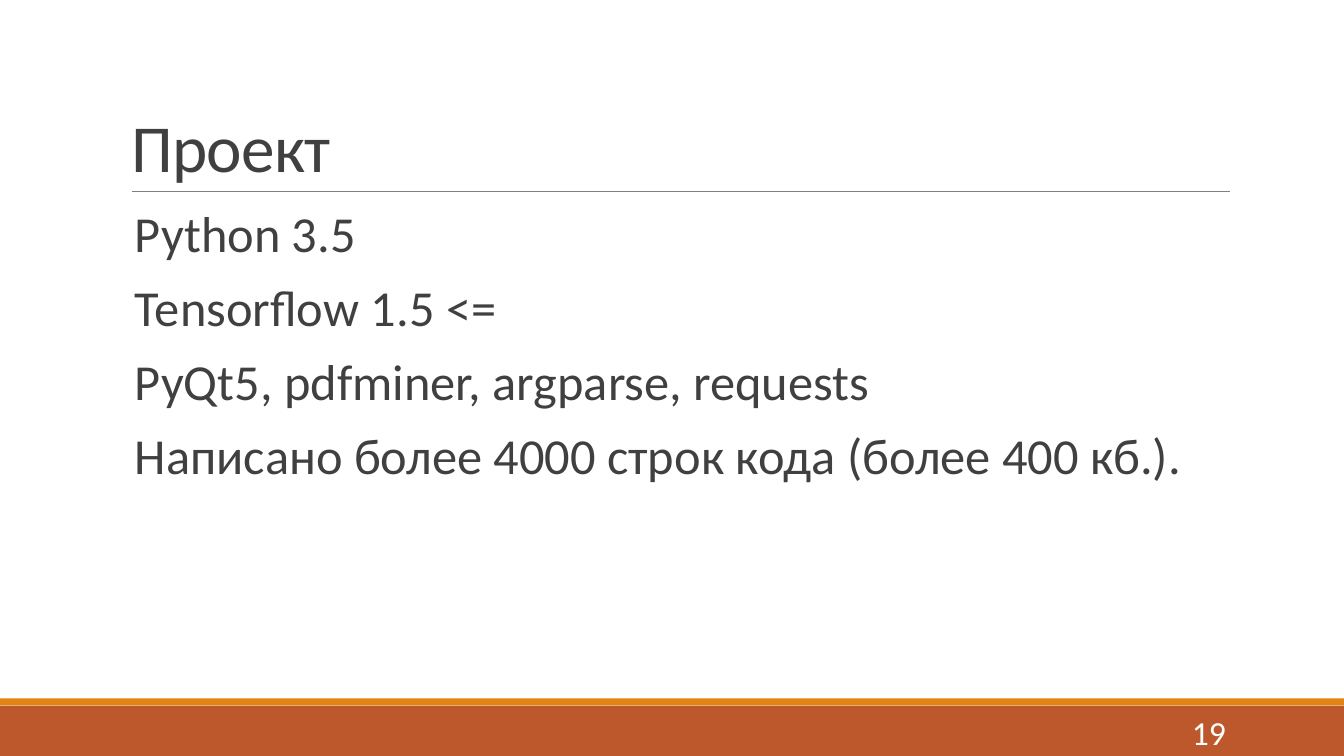
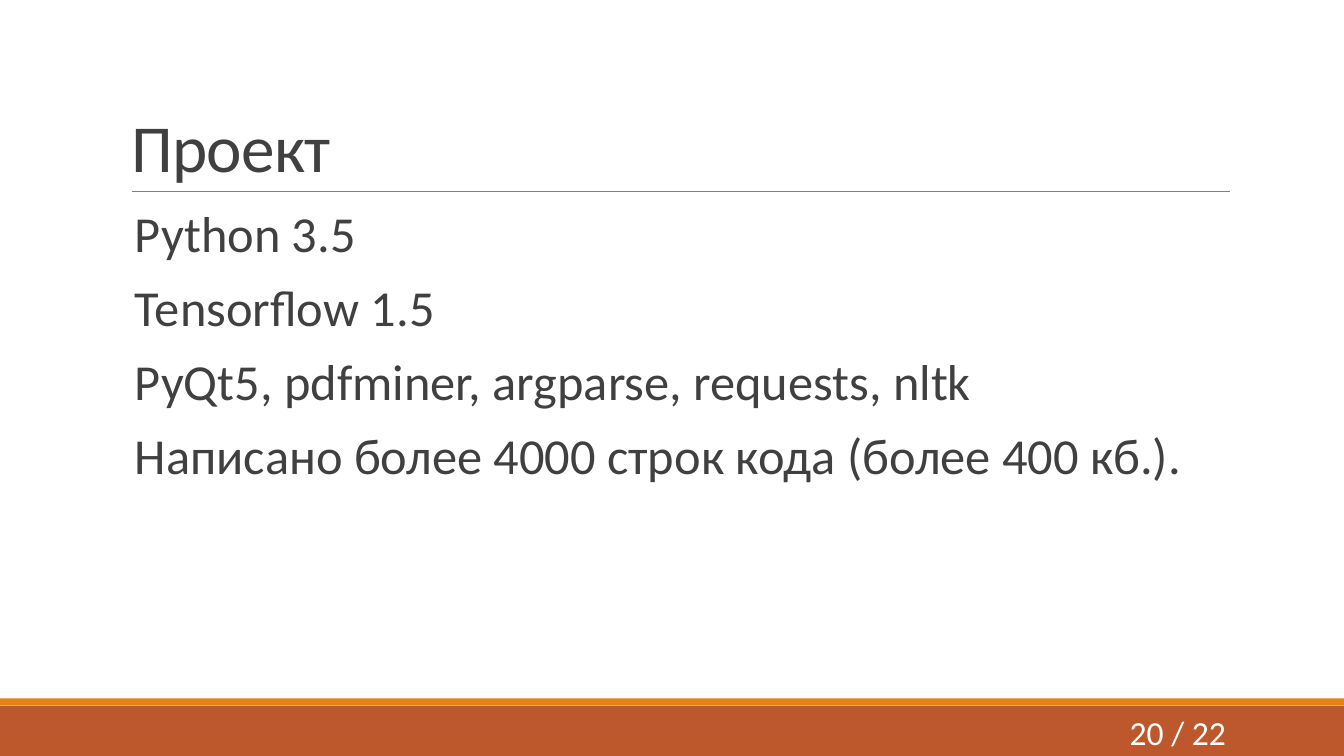
Before and after one commit to J-CITY/METADATA-EXTRACTOR, a slide deck: slide 20 of report.pptx (slide 19 before the commit). Drawn at 1344x756 pixels with LibreOffice and Linux fonts; fonts in the diff are those of the drawing. Boxes give left, top, right and bottom in pixels: in the first picture for what was removed or moved away, otherwise in the second. Text is boxed around its words. In the diff, an @@ line names an element or a change of style, - is before the commit and + after.

```diff
--- a/report.pptx
+++ b/report.pptx
@@ text at [135,291,971,409]: text changed @@
-  Tensorflow 1.5 <=
-  PyQt5, pdfminer, argparse, requests
+  Tensorflow 1.5
+  PyQt5, pdfminer, argparse, requests, nltk
@@ page number at [1130,723,1226,745]: text changed @@
-19
+20 / 22
```
Also in this commit, not shown: 9 other slides changed, 2 slides added, 1 slide removed.
